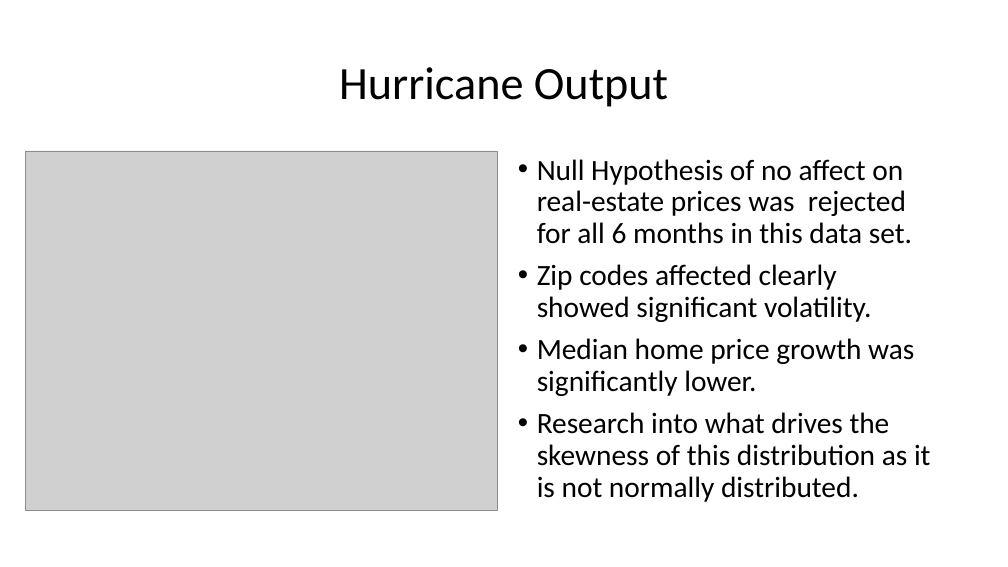
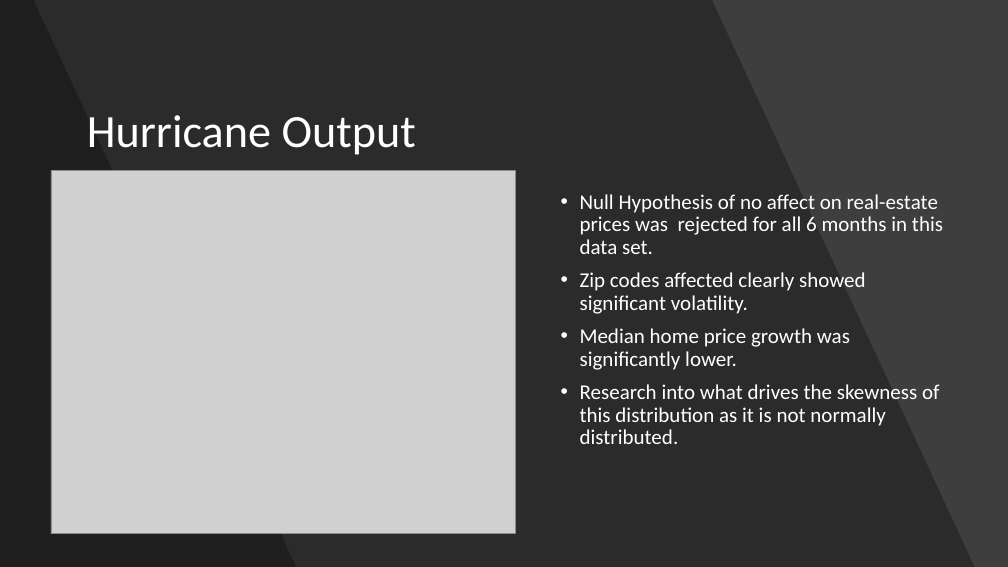
Before and after one commit to jormax14/data_bootcamp_project1, a slide deck: slide 5 of Are Housing Prices Affected by Natural Disasters.pptx (slide 4 before the commit). Drawn at 1008x567 pixels with LibreOffice and Linux fonts; fonts in the diff are those of the drawing; grey boxes stand for pictures. Boxes give left, top, right and bottom in pixels: in the first picture for what was removed or moved away, otherwise in the second. Text is boxed around its words. In the diff, an @@ line names an element or a change of style, - is before the commit and + after.

```diff
--- a/Are Housing Prices Affected by Natural Disasters.pptx
+++ b/Are Housing Prices Affected by Natural Disasters.pptx
@@ background #FFFFFF to #454545 @@
@@ rectangle added at [0, 0, 1008, 567], fill #000000 at 9% opacity @@
@@ freeform shape added at [0, 0, 975, 567], fill #000000 at 30% opacity @@
@@ freeform shape added at [0, 0, 296, 567], fill #000000 at 30% opacity @@
@@ title "Hurricane Output": place and size @@
-title "Hurricane Output" at [70, 30, 939, 140]
+title "Hurricane Output" at [87, 115, 416, 155]
@@ title "Hurricane Output" at [87, 115, 416, 155]: text colour #000000 to #FFFFFF; alignment centre to left; outline #FFFFFF 1.5 pt to none @@
@@ picture: place and size @@
-picture at [26, 151, 498, 511]
+picture at [51, 171, 515, 534]
@@ text "Null Hypothesis of no affect ...": place and size @@
-text "Null Hypothesis of no affect ..." at [537, 159, 931, 502]
+text "Null Hypothesis of no affect ..." at [580, 194, 943, 444]
@@ text "Null Hypothesis of no affect ..." at [580, 194, 943, 444]: size 28 to 20 pt, text colour #000000 to #FFFFFF @@
```
Also in this commit, not shown: 7 other slides changed, 2 slides added, 3 other files.
